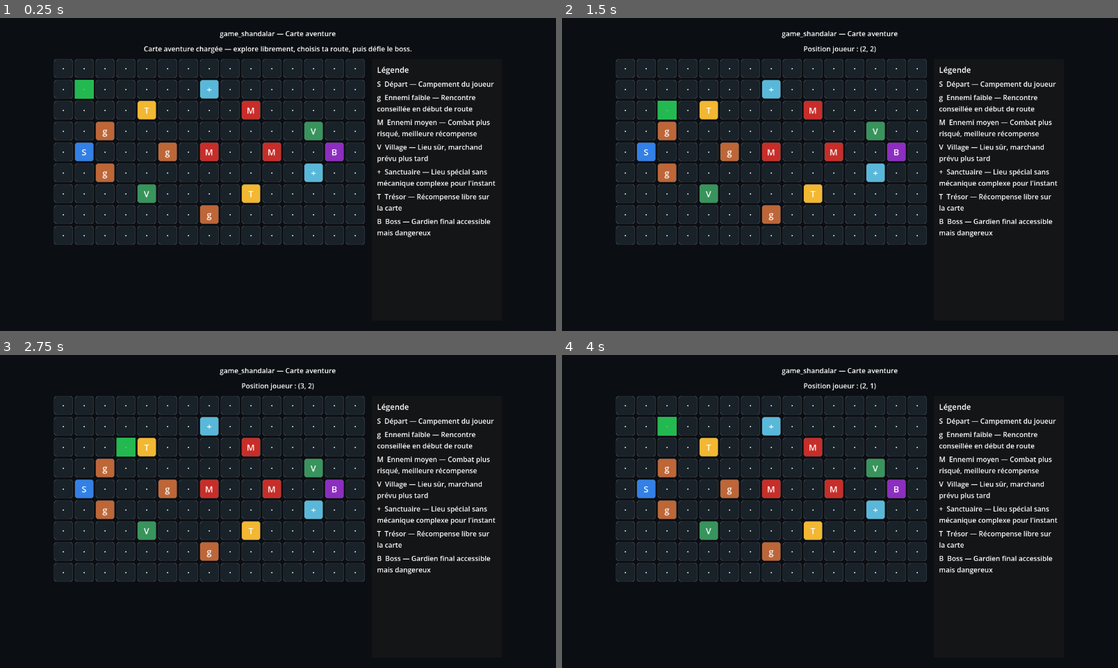
Above: before the commit, frames 1-4 (two rows, left to right).
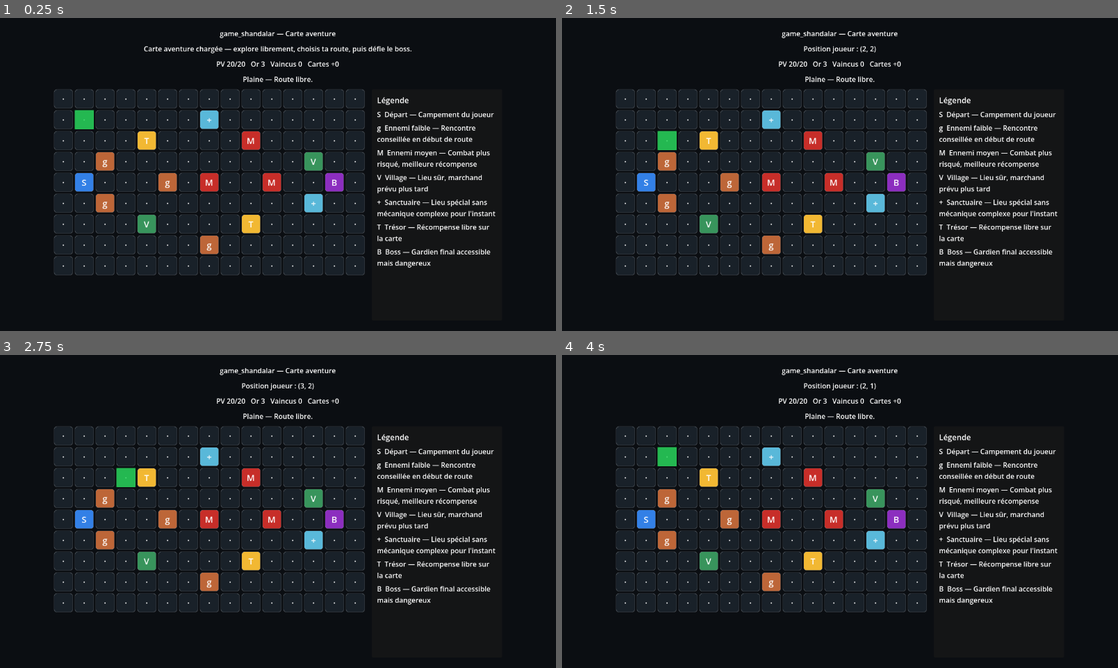
Above: after the commit, the same moments.

Repository: ludowww/game_shandalar
Game: Godot game, scene res://scenes/main/Main.tscn
Same seed, same stepped clock (60 frames per second), same inputs: the game is played once before the commit and once after it.
Inputs:
- Up to frame 1 (0.25 s): no input
- Up to frame 2 (1.5 s): tap Enter at 0.5 s; hold Right (move_right) 0.53-1.28 s; tap Space at 1.25 s; hold Down (move_down) from 1.28 s (still down)
- Up to frame 3 (2.75 s): tap Enter at 2 s; release Down (move_down) at 2.03 s; hold Right (move_right) from 2.03 s (still down)
- Up to frame 4 (4 s): tap Space at 2.75 s; release Right (move_right) at 2.78 s; hold Up (move_up) 2.78-3.53 s; tap Enter at 3.5 s; hold Left (move_left) from 3.53 s (still down)

The runs differ from the first frame. In frame 1, 13% of the frame differs, in the area x 9-90%, y 13-83%; in frame 2, 12%; in frame 3, 13%; in frame 4, 12%.

Commit message:
T015 add adventure map UI feedback

Diff:
--- a/scenes/world/WorldMap.tscn
+++ b/scenes/world/WorldMap.tscn
@@ -48,6 +48,19 @@
 text = "Chargement de la carte..."
 horizontal_alignment = 1
 
+[node name="HudLabel" type="Label" parent="RootMargin/VBox"]
+unique_name_in_owner = true
+layout_mode = 2
+text = "PV 20/20   Or 3   Vaincus 0   Cartes +0"
+horizontal_alignment = 1
+
+[node name="TileDetailLabel" type="Label" parent="RootMargin/VBox"]
+unique_name_in_owner = true
+layout_mode = 2
+text = "Survole / déplace-toi pour lire le lieu."
+horizontal_alignment = 1
+autowrap_mode = 3
+
 [node name="Content" type="HBoxContainer" parent="RootMargin/VBox"]
 layout_mode = 2
 size_flags_vertical = 3
--- a/scripts/world/WorldMap.gd
+++ b/scripts/world/WorldMap.gd
@@ -7,6 +7,8 @@
 const DataLoaderScript = preload("res://scripts/core/DataLoader.gd")
 const TILE_SIZE := 44
 const TILE_GAP := 4
+const USED_TILE_COLOR := Color(0.22, 0.24, 0.26, 1.0)
+const DEFEATED_TILE_COLOR := Color(0.18, 0.22, 0.20, 1.0)
 const TILE_COLORS := {
 	"empty": Color(0.10, 0.13, 0.16, 1.0),
 	"start": Color(0.20, 0.50, 0.90, 1.0),
@@ -35,6 +37,8 @@
 
 @onready var grid: GridContainer = %MapGrid
 @onready var status_label: Label = %StatusLabel
+@onready var hud_label: Label = %HudLabel
+@onready var tile_detail_label: Label = %TileDetailLabel
 @onready var player_token: ColorRect = %PlayerToken
 @onready var legend_box: VBoxContainer = %LegendBox
 
@@ -55,6 +59,9 @@
 		GameState.player_position = Vector2i(int(start_position[0]), int(start_position[1]))
 	player_token.set_grid_position(GameState.player_position)
 	refresh_after_battle_if_needed()
+	refresh_hud()
+	var current_tile := get_tile_at_position(GameState.player_position)
+	tile_detail_label.text = describe_tile(current_tile, GameState.player_position)
 	if status_label.text == "Chargement de la carte...":
 		status_label.text = "Carte aventure chargée — explore librement, choisis ta route, puis défie le boss."
 
@@ -86,13 +93,21 @@
 			var tile := build_tile_control(tile_type, tile_data, x, y)
 			grid.add_child(tile)
 
+func refresh_hud() -> void:
+	hud_label.text = "PV %d/%d   Or %d   Vaincus %d   Cartes +%d" % [GameState.player_life, GameState.MAX_PLAYER_LIFE, GameState.player_gold, GameState.defeated_encounters.size(), GameState.cards_added]
+
 func build_tile_control(tile_type: String, tile_data: Dictionary, x: int, y: int) -> PanelContainer:
 	var tile := PanelContainer.new()
 	tile.custom_minimum_size = Vector2(TILE_SIZE, TILE_SIZE)
 	tile.tooltip_text = "%s — %s (%d, %d)" % [tile_data.get("label", tile_type), tile_data.get("description", ""), x, y]
 
 	var style := StyleBoxFlat.new()
-	style.bg_color = get_tile_color(tile_type)
+	var grid_position := Vector2i(x, y)
+	if is_tile_consumed(tile_data, grid_position):
+		style.bg_color = get_consumed_tile_color(tile_data)
+		tile.modulate = Color(0.70, 0.70, 0.70, 1.0)
+	else:
+		style.bg_color = get_tile_color(tile_type)
 	style.corner_radius_top_left = 6
 	style.corner_radius_top_right = 6
 	style.corner_radius_bottom_left = 6
@@ -106,6 +121,8 @@
 
 	var symbol := Label.new()
 	symbol.text = TILE_SYMBOLS.get(tile_type, "·")
+	if is_tile_consumed(tile_data, grid_position):
+		symbol.text = "✓"
 	symbol.horizontal_alignment = HORIZONTAL_ALIGNMENT_CENTER
 	symbol.vertical_alignment = VERTICAL_ALIGNMENT_CENTER
 	symbol.add_theme_font_size_override("font_size", 20)
@@ -135,6 +152,7 @@
 
 	player_token.set_grid_position(next_position)
 	handle_tile_entered(next_position)
+	refresh_hud()
 
 func handle_tile_entered(grid_position: Vector2i) -> void:
 	var tile := get_tile_at_position(grid_position)
@@ -142,6 +160,7 @@
 	var interaction_type := get_interaction_type(tile_type)
 	GameState.current_tile_type = interaction_type
 	GameState.reward_pending = false
+	tile_detail_label.text = describe_tile(tile, grid_position)
 
 	match interaction_type:
 		"enemy":
@@ -208,8 +227,44 @@
 		GameState.mark_encounter_defeated(GameState.current_enemy_id)
 		status_label.text = "Victoire : %s vaincu." % GameState.current_enemy_id
 		GameState.last_battle_won = false
+		build_grid(current_map_data)
 	elif GameState.run_finished and not GameState.run_won:
 		status_label.text = "Défaite — run terminée."
+
+func is_tile_consumed(tile: Dictionary, grid_position: Vector2i) -> bool:
+	if tile.get("enemy_id", "") != "" and GameState.is_encounter_defeated(str(tile.get("enemy_id", ""))):
+		return true
+	return GameState.is_special_tile_used(grid_position)
+
+func get_consumed_tile_color(tile: Dictionary) -> Color:
+	if tile.get("enemy_id", "") != "":
+		return DEFEATED_TILE_COLOR
+	return USED_TILE_COLOR
+
+func describe_tile(tile: Dictionary, grid_position: Vector2i) -> String:
+	var tile_type := str(tile.get("type", "empty"))
+	var label := str(tile.get("label", "Plaine"))
+	if is_tile_consumed(tile, grid_position):
+		if tile.get("enemy_id", "") != "":
+			return "%s — Déjà vaincu" % label
+		return "%s — Déjà utilisé" % label
+	match tile_type:
+		"enemy_weak":
+			return "%s — Danger : faible — récompense possible." % label
+		"enemy_medium":
+			return "%s — Danger : moyen — récompense meilleure." % label
+		"boss":
+			return "%s — Boss final — très risqué." % label
+		"village":
+			return "%s — Marchand : %d or — or disponible : %d." % [label, int(tile.get("shop_cost", 1)), GameState.player_gold]
+		"sanctuary":
+			return "%s — Sanctuaire : soin complet." % label
+		"treasure":
+			return "%s — Trésor : récompense de carte." % label
+		"start":
+			return "%s — Départ de l'aventure." % label
+		_:
+			return "%s — Route libre." % label
 
 func build_enemy_database(enemies_data: Array) -> Dictionary:
 	var result := {}
Not shown, changed: README.md
Not shown, changed: docs/roadmap.md
Not shown, added: tests/test_world_map_feedback_static.py
